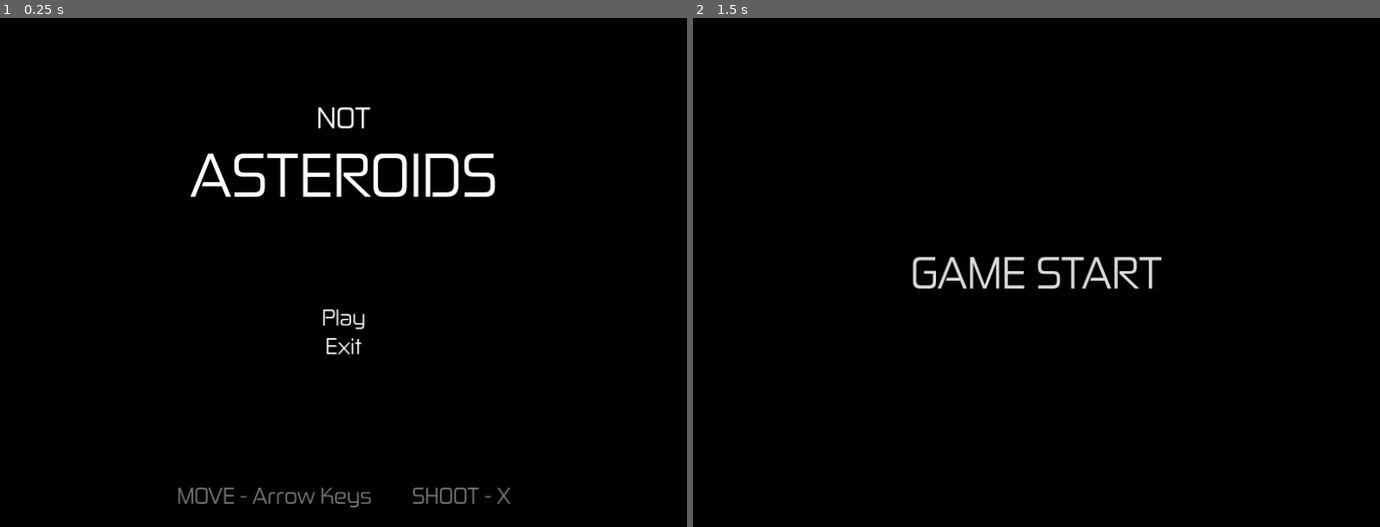
Above: before the commit, frames 1-2 (left to right).
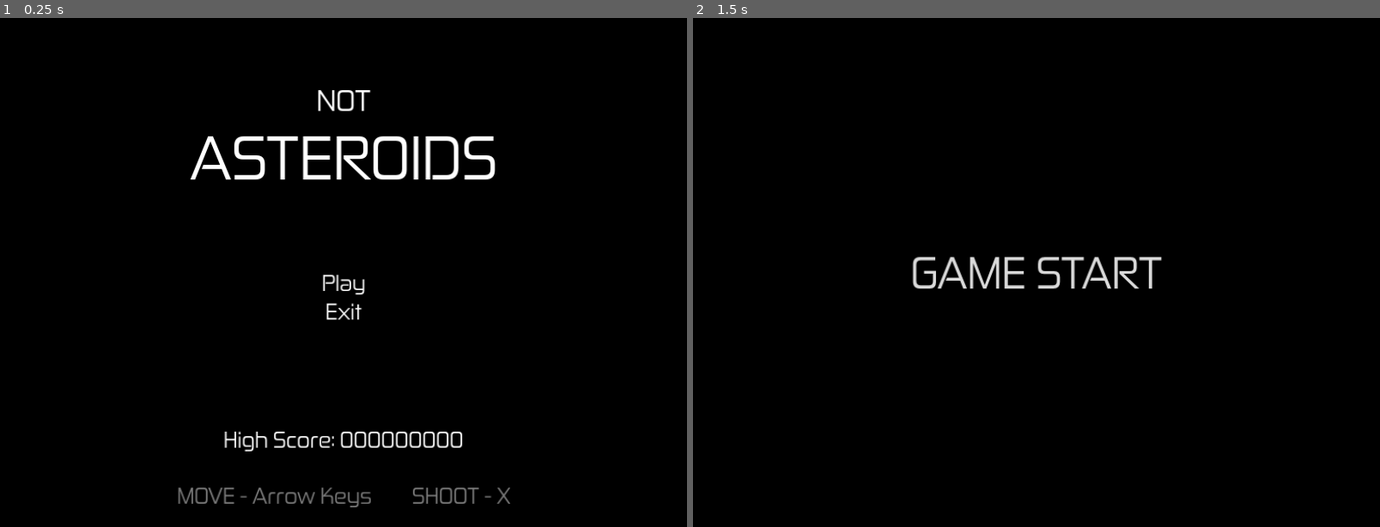
Above: after the commit, the same moments.

Repository: UnUsuarioMas67/Godot_4_Asteroids_Juego
Game: Godot game, scene res://scenes/ui/menu.tscn
Same seed, same stepped clock (60 frames per second), same inputs: the game is played once before the commit and once after it.
Inputs:
- Up to frame 1 (0.25 s): no input
- Up to frame 2 (1.5 s): click "Play" at 0.5 s; tap Enter at 1.25 s; hold Right (turn_right) from 1.28 s (still down); hold Space (shoot) from 1.28 s (still down)

The runs differ from the first frame. In frame 1, 3.3% of the frame differs, in the area x 27-73%, y 14-86%; in frame 2, nothing differs.

Commit message:
Added High score label to menu

Diff:
--- a/scenes/ui/menu.tscn
+++ b/scenes/ui/menu.tscn
@@ -91,6 +91,12 @@
 text = "Exit
 "
 
+[node name="Label" type="Label" parent="MarginContainer/VBoxContainer"]
+layout_mode = 2
+theme_override_font_sizes/font_size = 36
+text = "High Score: 000000000"
+horizontal_alignment = 1
+
 [node name="ControlsLabel" type="Label" parent="MarginContainer/VBoxContainer"]
 layout_mode = 2
 theme_override_colors/font_color = Color(0.482353, 0.482353, 0.482353, 1)
